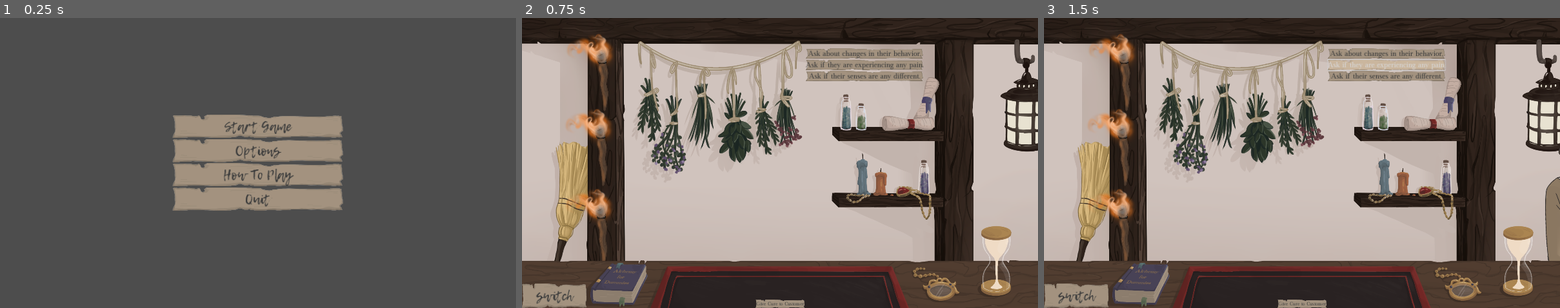
Above: before the commit, frames 1-3 (left to right).
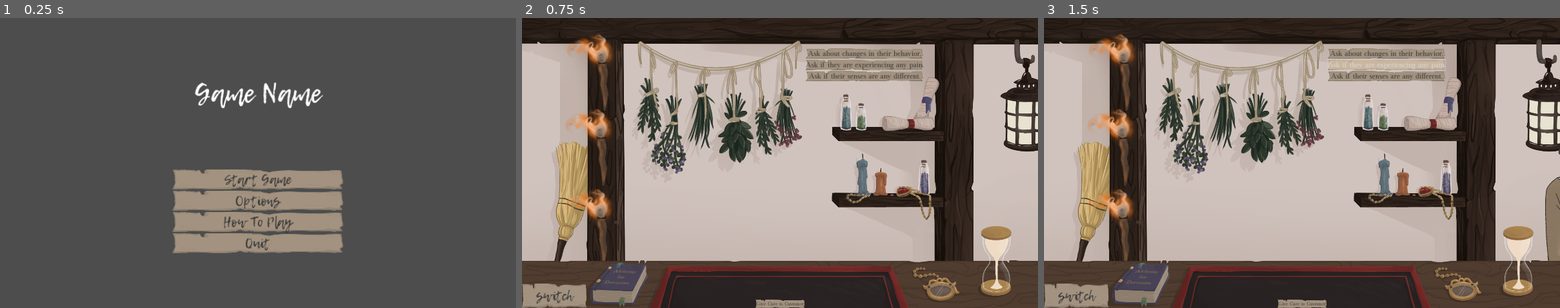
Above: after the commit, the same moments.

Repository: jkostello/Pirate-Software-Jam-15
Game: Godot game, scene res://UI/title_screen.tscn
Two runs of this game, one before a commit and one after it. Both use one fixed random seed, a clock stepped at 60 frames per second and the inputs below. The engine's default icon, where the game draws it, is replaced by a stand-in: a white triangle on a blue panel in a dark square. Sound files missing from this copy of the repository are replaced by a short silence.
Inputs:
- Up to frame 1 (0.25 s): no input
- Up to frame 2 (0.75 s): click "Start Game" at 0.5 s
- Up to frame 3 (1.5 s): click "Ask if they are experiencing …" at 1.25 s

The runs differ from the first frame. In frame 1, 11% of the frame differs, in the area x 33-67%, y 22-82%; in frame 2, nothing differs; in frame 3, nothing differs.

Commit message:
More fixes + music

Diff:
--- a/Circles/base_circle.tscn
+++ b/Circles/base_circle.tscn
@@ -26,7 +26,7 @@
 debug_color = Color(0.847059, 0.376471, 0, 0.329412)
 
 [node name="Center" type="Area2D" parent="."]
-collision_layer = 4
+collision_layer = 0
 collision_mask = 0
 
 [node name="CollisionShape2D" type="CollisionShape2D" parent="Center"]
--- a/Ingredients/base_ingredient.tscn
+++ b/Ingredients/base_ingredient.tscn
@@ -421,7 +421,7 @@
 unique_name_in_owner = true
 scale = Vector2(0.25, 0.25)
 sprite_frames = SubResource("SpriteFrames_dhana")
-animation = &"Rose"
+animation = &"Feathers"
 
 [node name="Area2D" type="Area2D" parent="."]
 unique_name_in_owner = true
--- a/UI/Menus/main_menu.tscn
+++ b/UI/Menus/main_menu.tscn
@@ -45,7 +45,7 @@
 grow_horizontal = 2
 grow_vertical = 2
 
-[node name="VBoxContainer" type="VBoxContainer" parent="HBoxContainer"]
+[node name="LeftSpacer" type="VBoxContainer" parent="HBoxContainer"]
 layout_mode = 2
 size_flags_horizontal = 3
 
@@ -53,7 +53,18 @@
 layout_mode = 2
 size_flags_horizontal = 3
 
-[node name="Control" type="Control" parent="HBoxContainer/VBoxContainer2"]
+[node name="TopSpacer" type="Control" parent="HBoxContainer/VBoxContainer2"]
+layout_mode = 2
+size_flags_vertical = 3
+
+[node name="Label" type="Label" parent="HBoxContainer/VBoxContainer2"]
+layout_mode = 2
+theme = ExtResource("2_4e6vj")
+theme_override_font_sizes/font_size = 100
+text = "Game Name"
+horizontal_alignment = 1
+
+[node name="TopSpacer2" type="Control" parent="HBoxContainer/VBoxContainer2"]
 layout_mode = 2
 size_flags_vertical = 3
 
@@ -98,16 +109,17 @@
 theme = ExtResource("2_4e6vj")
 text = "Quit"
 
-[node name="Control2" type="Control" parent="HBoxContainer/VBoxContainer2"]
-layout_mode = 2
-size_flags_vertical = 3
-
-[node name="VBoxContainer3" type="VBoxContainer" parent="HBoxContainer"]
+[node name="BottomSpacer" type="Control" parent="HBoxContainer/VBoxContainer2"]
+layout_mode = 2
+size_flags_vertical = 3
+
+[node name="RightSpacer" type="VBoxContainer" parent="HBoxContainer"]
 layout_mode = 2
 size_flags_horizontal = 3
 
 [node name="SubMenus" type="Control" parent="."]
 unique_name_in_owner = true
+visible = false
 layout_mode = 1
 anchors_preset = 15
 anchor_right = 1.0
--- a/UI/main_screen.gd
+++ b/UI/main_screen.gd
@@ -23,6 +23,7 @@
 func _process(_delta):
 	#%VisibleTimer.value = %CustomerTimer.time_left
 	%Hourglass.frame = 10 - int((%CustomerTimer.time_left + 0.99) / %CustomerTimer.wait_time * 100) / 10
+	loopMusic()
 
 
 func glassvisible(truefalse):
@@ -85,7 +86,7 @@
 		%BlackScreen.self_modulate.a += 0.01
 		%DayLabel.self_modulate.a += 0.01
 		await get_tree().create_timer(0.01).timeout
-	if strikes >= 3:
+	if strikes >= 3 or day > 5:
 		await get_tree().create_timer(3).timeout
 		get_tree().change_scene_to_packed(title_screen)
 
@@ -98,6 +99,10 @@
 	%MouseBlocker.visible = false
 	%CustomerTimer.start()
 	fadeOutFinish.emit()
+
+func loopMusic():
+	await $Music.finished
+	$Music.play()
 
 func _on_switch_pressed():
 	if $AnimationPlayer.is_playing():
--- a/UI/main_screen.tscn
+++ b/UI/main_screen.tscn
@@ -28,6 +28,7 @@
 [ext_resource type="FontFile" uid="uid://dhnvlgerj5wbk" path="res://UI/Standard.otf" id="22_dcxae"]
 [ext_resource type="AudioStream" uid="uid://bm77yvdp0lys8" path="res://SFX/failure.mp3" id="27_jyowt"]
 [ext_resource type="AudioStream" uid="uid://cvaj8defuxe55" path="res://SFX/success.mp3" id="28_sf2yi"]
+[ext_resource type="AudioStream" uid="uid://dx2ct1nrdffv7" path="res://SFX/sample_music.mp3" id="29_hvyx5"]
 
 [sub_resource type="Animation" id="Animation_djsy7"]
 length = 0.001
@@ -378,7 +379,7 @@
 
 [node name="SceneManager" type="Node2D"]
 script = ExtResource("1_mggcd")
-dayTimer = [0, 120, 110, 100, 95, 90]
+dayTimer = [0, 100, 95, 90, 85, 80]
 
 [node name="AnimationPlayer" type="AnimationPlayer" parent="."]
 libraries = {
@@ -583,6 +584,12 @@
 stream = ExtResource("28_sf2yi")
 bus = &"SFX"
 
+[node name="Music" type="AudioStreamPlayer" parent="."]
+stream = ExtResource("29_hvyx5")
+volume_db = -18.0
+autoplay = true
+bus = &"Music"
+
 [connection signal="pressed" from="Shop/Desk/TempGenerator" to="." method="_on_temp_generator_pressed"]
 [connection signal="pressed" from="CanvasLayer/Bookbutton" to="." method="_on_bookbutton_pressed"]
 [connection signal="pressed" from="CanvasLayer/Switch" to="." method="_on_switch_pressed"]
Not shown, added: SFX/sample_music.mp3.import
Not shown: 1 places in UI/main_screen.tscn that only renumber resources
Not shown, added: SFX/sample_music.mp3
